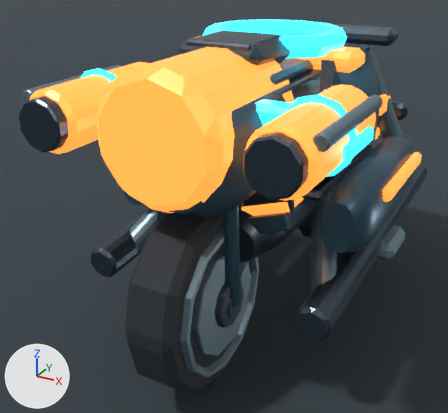
An edit to the Blender file content/source-art/skirmishstrikebike-rigged.blend, drawn before and after from the same camera.
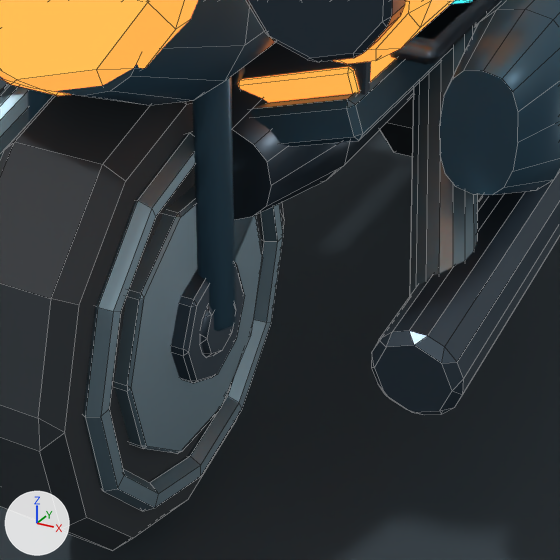
The first picture shows the older version from a camera (50 mm lens) standing at (1.09, -2.53, 1.67) and looking at (-0.19, -0.2, 0.51). The close-ups show the older and then the newer version on the part from 33% to 83% of the width and 42% to 96% of the height of that picture. Only the edits that show in the close-ups are written down. The axes (+X, +Y, +Z) are drawn at lower left. The lights are the same throughout. The close-ups show mesh edges as thin lines.

The first close-up shows 'Preview floor', 'SkirmishStrikeBikeThermal_RadiatorShroud_R', 'StrikeBikeArmor_LowerFrame', 'StrikeBikeArmor_RearChargeCage', 'StrikeBikeArmor_SidePod_1', 'StrikeBikeChassis_ShockStrut_Rear_R', 'StrikeBikeFrame_Main_1', 'StrikeBikeFrame_Support_1', 'StrikeBikePayload_Core', 'StrikeBikeTire_Rear', 'StrikeBikeWheel_Hub_Rear_R', 'StrikeBikeWheel_RimTrim_Rear_R' and 14 more.
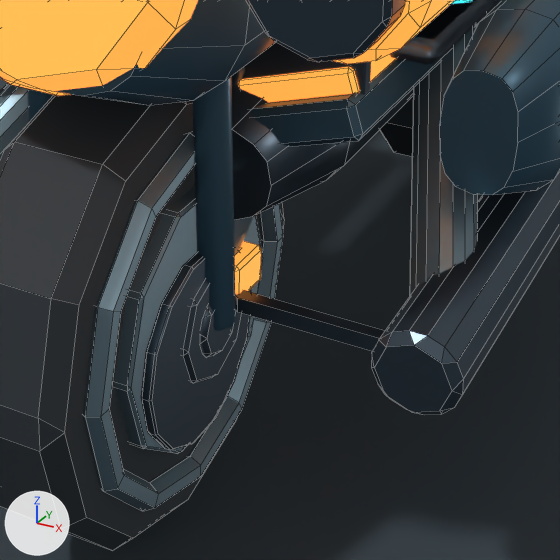
The change, as a diff of the scene's bpy script:
```diff
--- a/content/source-art/skirmishstrikebike-rigged.blend.py
+++ b/content/source-art/skirmishstrikebike-rigged.blend.py
@@ me_skirmishstrikebikechassis_brakecaliper_r_mesh @@
 # used by ob_skirmishstrikebikechassis_brakecaliper_r; location = (0.09, -0.68, 0.44)
-me_skirmishstrikebikechassis_brakecaliper_r_mesh.from_pydata(...)  # 24 vertices, 26 faces; spans x -0.021..0.021, y -0.0425..0.0425, z -0.0325..0.0325
+me_skirmishstrikebikechassis_brakecaliper_r_mesh.from_pydata(...)  # 29 vertices, 24 faces; spans x -0.021..0.021, y -0.0425..0.0425, z -0.0325..0.0325
+# me_skirmishstrikebikechassis_brakecaliper_r_mesh part 1
+# 9 vertices are removed from x -0.021..-0.015, y -0.0425..0.0425, z -0.0325..0.0325
+# 15 faces are deleted
+# 8 vertices are added at x -0.021..-0.002, y 0.0162..0.0425, z -0.0046..0.0325
+# 6 new vertices lie (-0.017, 0.0, 0.0) away from vertices in x 0.015, y -0.0425..0.0425, z -0.0325..0.0325
+# 13 new faces join them
 me_skirmishstrikebikechassis_brakecaliper_r_mesh.materials.append(mat_strike_bike_warning_orange)
@@ me_cube_031 @@
+me_cube_031.from_pydata([(-0.012, -0.012, 0.121), (-0.012, 0.012, 0.121), (0.012, -0.012, -0.121), (0.012, -0.012, 0.121), (0.012, 0.012, -0.121), (0.012, 0.012, 0.121), (-0.012, -0.012, -0.112), (-0.012, 0.012, -0.113), (-0.011, 0.012, -0.114), (-0.006, 0.012, -0.121), (-0.006, -0.012, -0.121), (-0.011, -0.012, -0.113)], [], [(6, 0, 1, 7), (1, 5, 4, 9, 8, 7), (4, 5, 3, 2), (10, 2, 3, 0, 6, 11), (9, 4, 2, 10), (5, 1, 0, 3), (11, 8, 9, 10), (7, 8, 11, 6)])
+for i in [6, 7]: me_cube_031.polygons[i].use_smooth = True
+me_cube_031.materials.append(mat_strike_bike_gunmetal)  # greyish blue #4b5965
@@ ob_skirmishstrikebikechassis_brakerotor_r @@
 ob_skirmishstrikebikechassis_brakerotor_r = bpy.data.objects.new('SkirmishStrikeBikeChassis_BrakeRotor_R', me_skirmishstrikebikechassis_brakerotor_r_mesh)
-ob_skirmishstrikebikechassis_brakerotor_r.location = (0.08, -0.78, 0.36)
+ob_skirmishstrikebikechassis_brakerotor_r.location = (0.136, -0.78, 0.36)
@@ ob_skirmishstrikebikechassis_brakecaliper_r @@
 ob_skirmishstrikebikechassis_brakecaliper_r = bpy.data.objects.new('SkirmishStrikeBikeChassis_BrakeCaliper_R', me_skirmishstrikebikechassis_brakecaliper_r_mesh)
-ob_skirmishstrikebikechassis_brakecaliper_r.location = (0.09, -0.68, 0.44)
+ob_skirmishstrikebikechassis_brakecaliper_r.location = (0.149, -0.68, 0.44)
@@ ob_skirmishstrikebikechassis_brakebracket_r @@
+ob_skirmishstrikebikechassis_brakebracket_r = bpy.data.objects.new('SkirmishStrikeBikeChassis_BrakeBracket_R', me_cube_031)
+ob_skirmishstrikebikechassis_brakebracket_r.location = (0.285, -0.717, 0.413)
+ob_skirmishstrikebikechassis_brakebracket_r.rotation_euler = (1.571, 0.0, 1.571)  # degrees (90, 0, 90)
```

Boxes (x1, y1, x2, y2) around the edits, measured in the close-ups (560 x 560 px; the box of a moved part takes in the faces that stretch with it):
'SkirmishStrikeBikeChassis_BrakeRotor_R', moved (not visible before)
    after: (142, 253, 251, 450)
'SkirmishStrikeBikeChassis_BrakeBracket_R', added
    after: (235, 290, 385, 351)
'SkirmishStrikeBikeChassis_BrakeCaliper_R', reshaped, moved (not visible before)
    after: (235, 241, 262, 294)
part 1 of me_skirmishstrikebikechassis_brakecaliper_r_mesh, moved or reshaped (not visible before)
    after: (235, 241, 257, 268)
